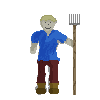
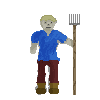
The second 100 × 100 image is a revision of the first. Changes to its layers:
painted on "Shading" over [30,21,67,92]
painted on "Face" over [45,22,52,29]
